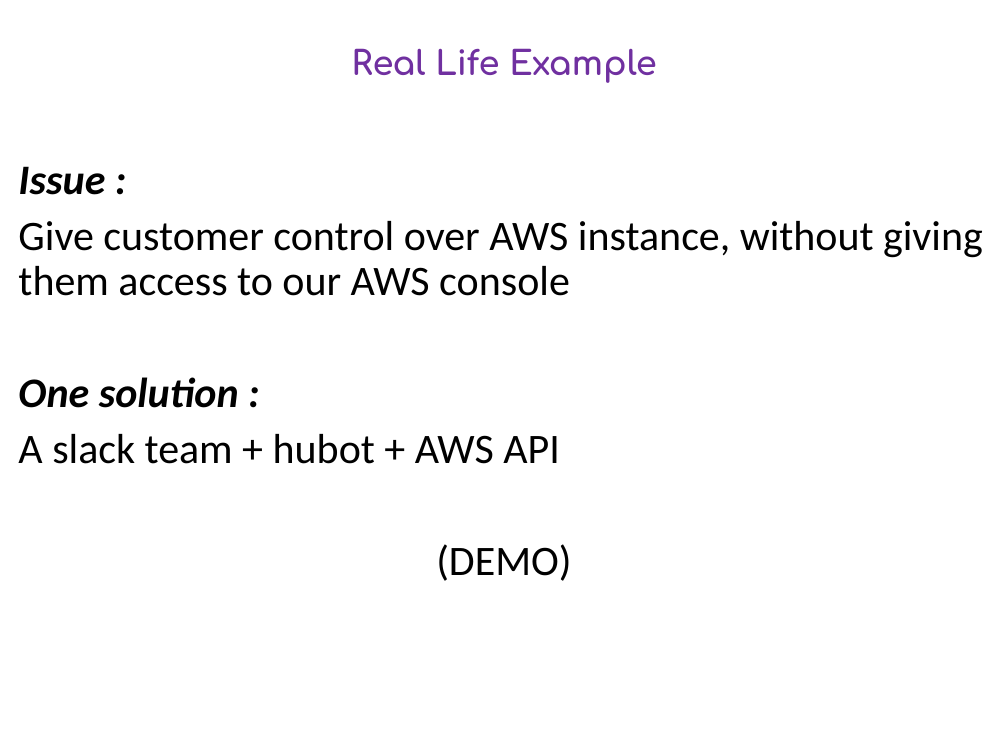
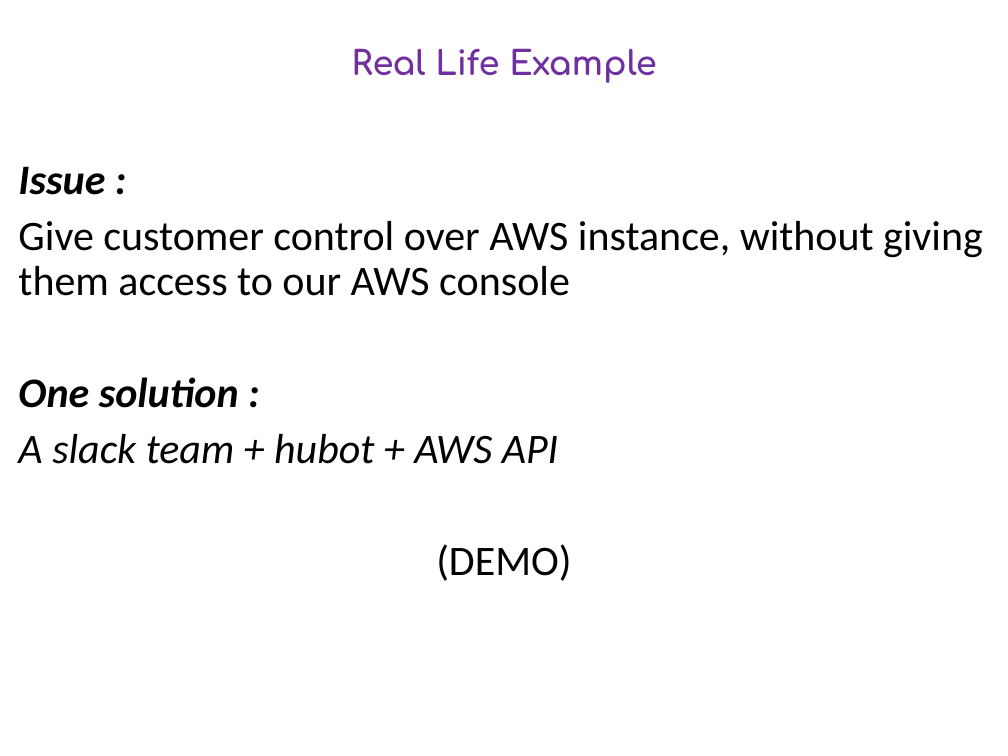
Before and after one commit to DevOpsPlayground/Hands-on-with-ChatOps, a slide deck: slide 6 of devops_playground_intro.pptx. Drawn at 1008x756 pixels with LibreOffice and Linux fonts; fonts in the diff are those of the drawing. Boxes give left, top, right and bottom in pixels: in the first picture for what was removed or moved away, otherwise in the second. Text is boxed around its words. In the diff, an @@ line names an element or a change of style, - is before the commit and + after.

```diff
--- a/devops_playground_intro.pptx
+++ b/devops_playground_intro.pptx
@@ text at <box>18,434,558,464</box>: italic on in "A slack team + hubot + AWS ..." @@
```
Also in this commit, not shown: 4 other files.
